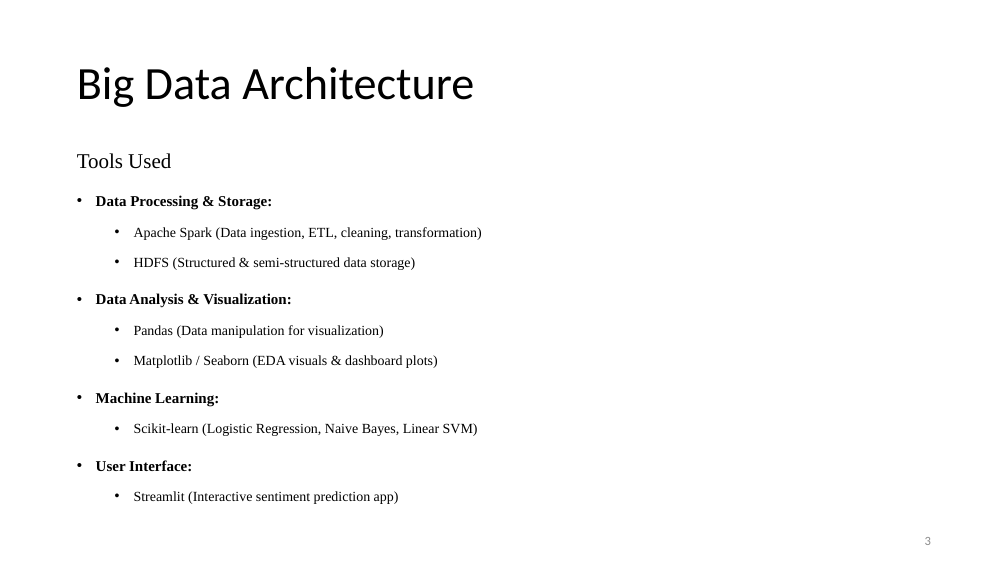
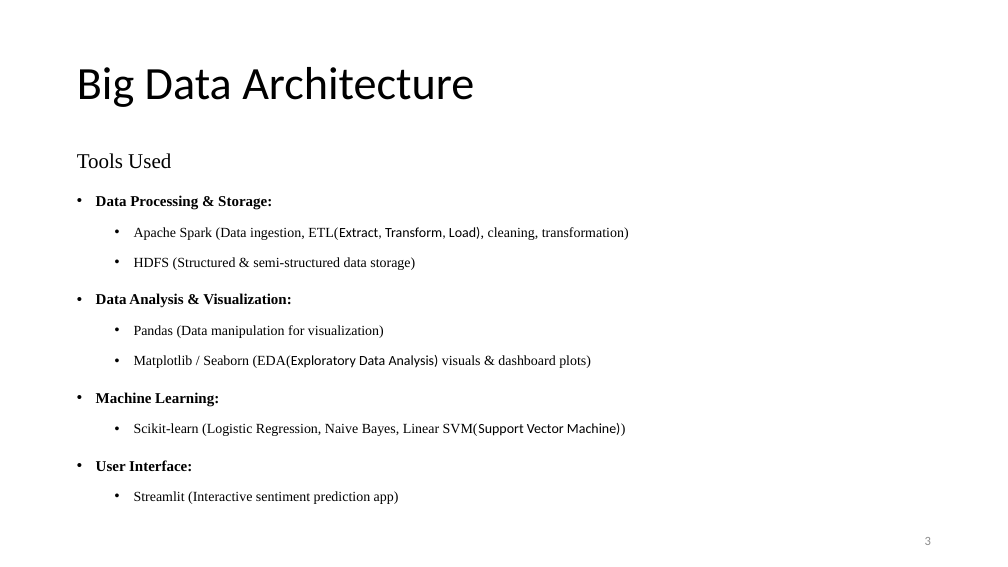
Before and after one commit to sol1927/ml, a slide deck: slide 4 of SOCIAL MEDIA SENTIMENT.pptx. Drawn at 1008x567 pixels with LibreOffice and Linux fonts; fonts in the diff are those of the drawing. Boxes give left, top, right and bottom in pixels: in the first picture for what was removed or moved away, otherwise in the second. Text is boxed around its words. In the diff, an @@ line names an element or a change of style, - is before the commit and + after.

```diff
--- a/SOCIAL MEDIA SENTIMENT.pptx
+++ b/SOCIAL MEDIA SENTIMENT.pptx
@@ text at <box>134,227,629,240</box>: text changed @@
-  • Apache Spark (Data ingestion, ETL, cleaning, transformation)
+  • Apache Spark (Data ingestion, ETL(Extract, Transform, Load), cleaning, transformation)
@@ text at <box>134,355,591,368</box>: text changed @@
-  • Matplotlib / Seaborn (EDA visuals & dashboard plots)
+  • Matplotlib / Seaborn (EDA(Exploratory Data Analysis) visuals & dashboard plots)
@@ text at <box>134,423,626,436</box>: text changed @@
-  • Scikit-learn (Logistic Regression, Naive Bayes, Linear SVM)
+  • Scikit-learn (Logistic Regression, Naive Bayes, Linear SVM(Support Vector Machine))
```
Also in this commit, not shown: 8 other slides changed, 2 other files.
